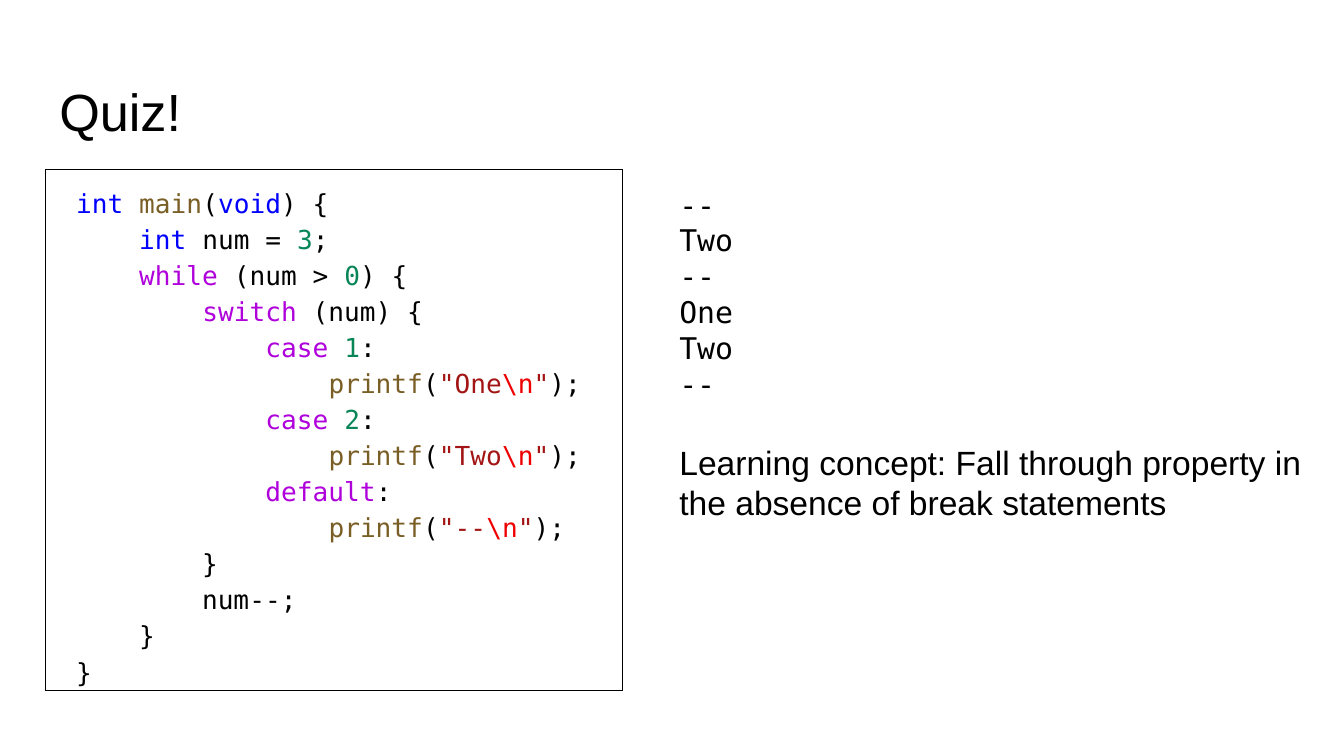
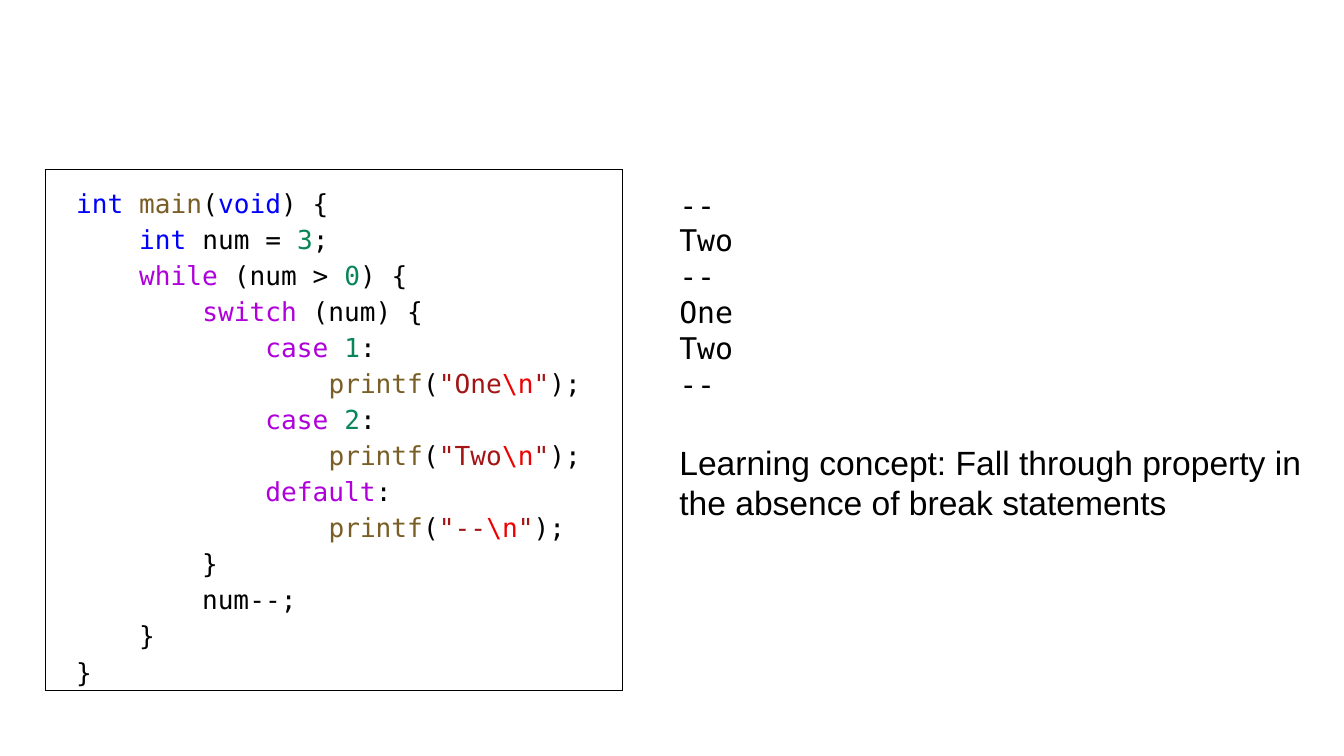
Before and after one commit to CA-run-2021-2022/CS101-code-clinic-1, a slide deck: slide 23 of Slides.pptx (slide 25 before the commit). Drawn at 1344x756 pixels with LibreOffice and Linux fonts; fonts in the diff are those of the drawing. Boxes give left, top, right and bottom in pixels: in the first picture for what was removed or moved away, otherwise in the second. Text is boxed around its words. In the diff, an @@ line names an element or a change of style, - is before the commit and + after.

```diff
--- a/Slides.pptx
+++ b/Slides.pptx
@@ title removed at [59, 93, 181, 141] @@
-Quiz!
```
Also in this commit, not shown: 1 other slide changed, 1 slide added, 2 slides removed.
